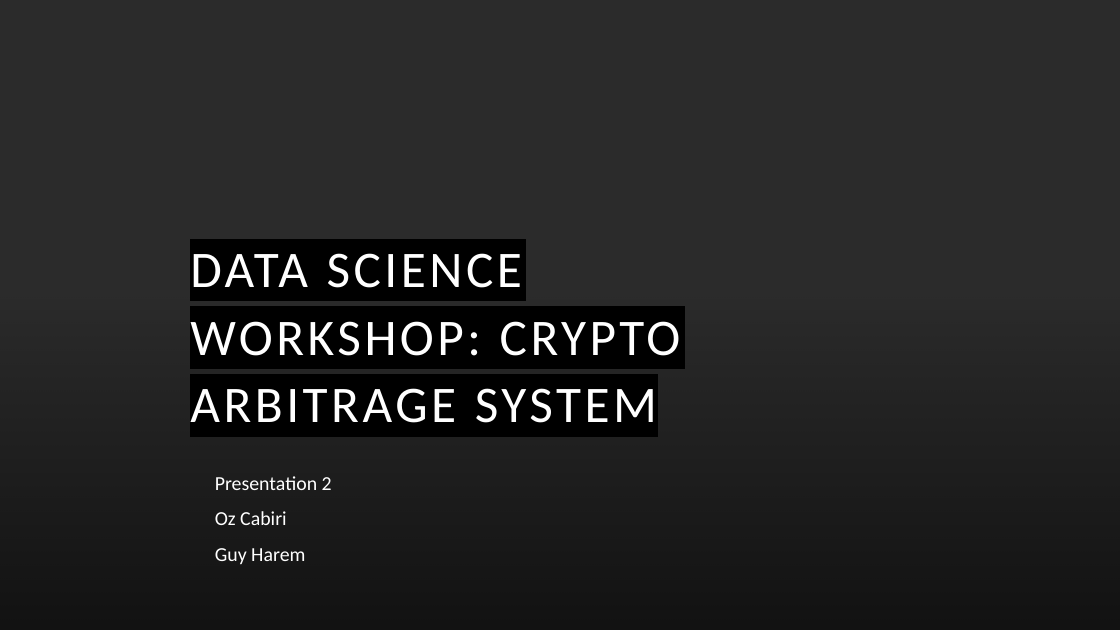
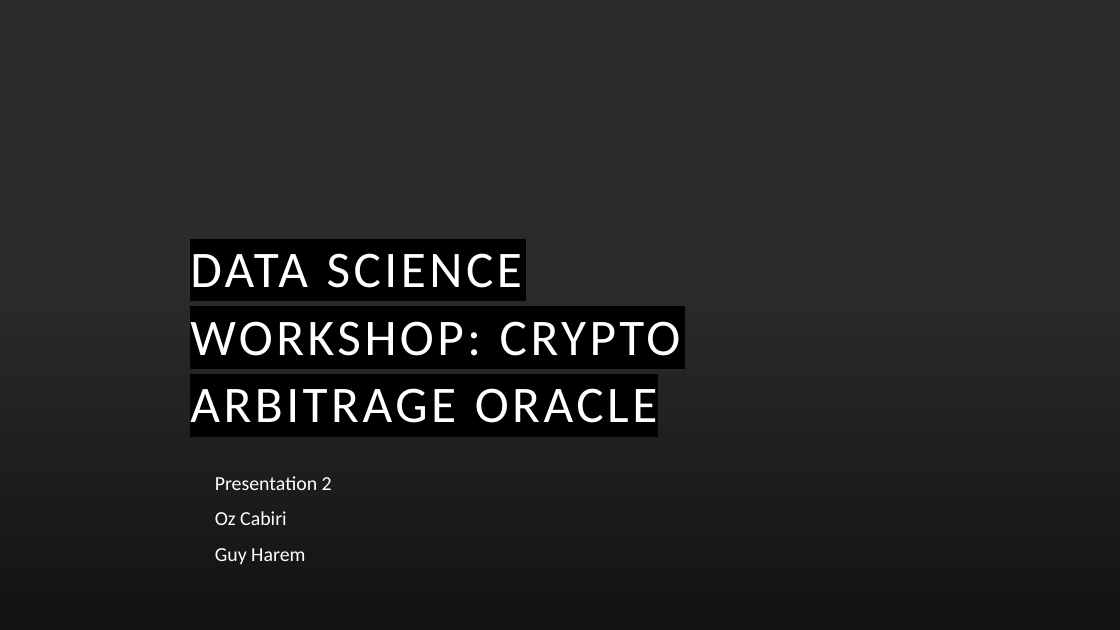
Before and after one commit to guyHarem/TAU_DS_Project, a slide deck: slide 1 of Presentations/Cryto Arbitrage P2.pptx. Drawn at 1120x630 pixels with LibreOffice and Linux fonts; fonts in the diff are those of the drawing; background and template pictures are left out; a plain dark background stands for a picture behind light text. Boxes give left, top, right and bottom in pixels: in the first picture for what was removed or moved away, otherwise in the second. Text is boxed around its words. In the diff, an @@ line names an element or a change of style, - is before the commit and + after.

```diff
--- a/Presentations/Cryto Arbitrage P2.pptx
+++ b/Presentations/Cryto Arbitrage P2.pptx
@@ title at [190, 253, 681, 423]: text changed @@
-DATA SCIENCE WORKSHOP: CRYPTO ARBITRAGE SYSTEM
+DATA SCIENCE WORKSHOP: CRYPTO ARBITRAGE ORACLE
```
Also in this commit, not shown: 6 other slides changed, 5 other files.
